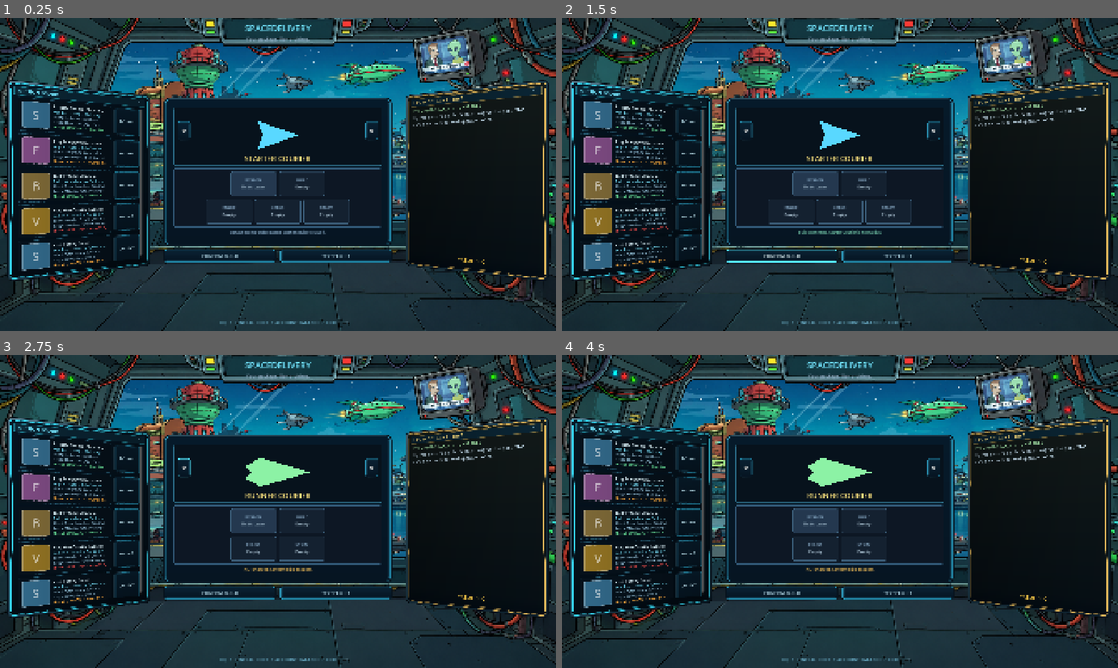
Above: before the commit, frames 1-4 (two rows, left to right).
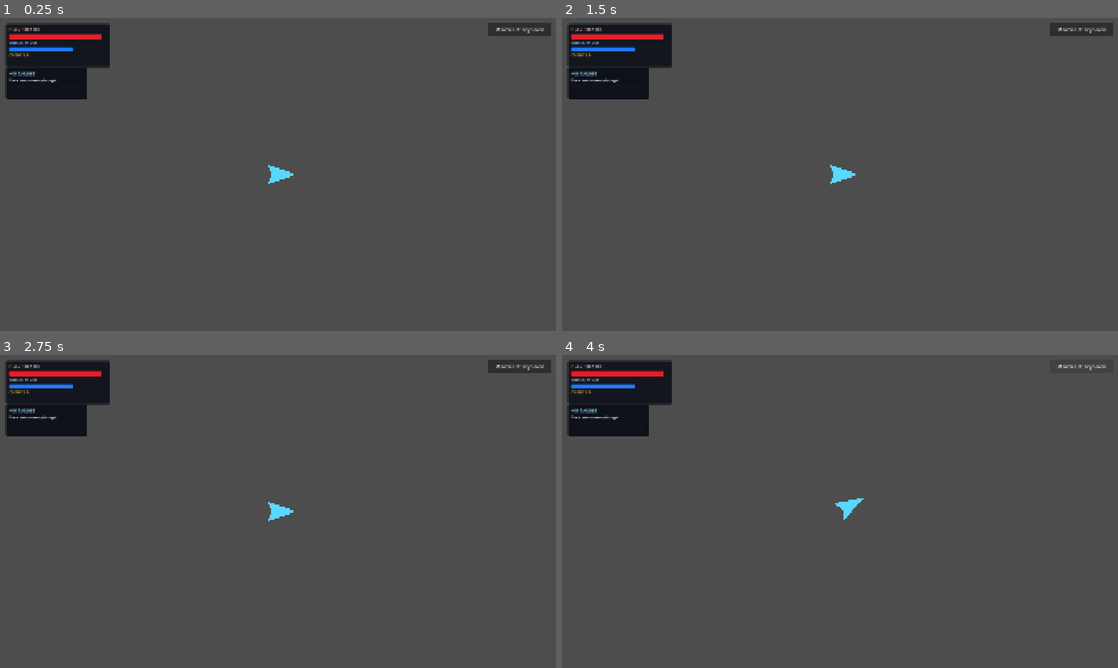
Above: after the commit, the same moments.

Repository: Bbran4/SpaceDelivery
Game: Godot game, scene res://scenes/mission_flight.tscn
Two runs of this game, one before a commit and one after it. Both use one fixed random seed, a clock stepped at 60 frames per second and the inputs below. This scene is started directly instead of the project's main scene.
Inputs (mouse positions are in pixels of both pictures, inside the frame that each line leads up to):
- Up to frame 1 (0.25 s): no input
- Up to frame 2 (1.5 s): click (784, 255) at 0.5 s, where only the run before the commit has a clickable "CONFIRM BUILD"; click (784, 255) at 1.25 s, where only the run before the commit has a clickable "CONFIRM BUILD"
- Up to frame 3 (2.75 s): click (183, 467) at 2.02 s
- Up to frame 4 (4 s): click (1079, 367) at 2.75 s, where only the run after the commit has a clickable "Movement: Keyboard"; click (1079, 367) at 3.5 s, where only the run after the commit has a clickable "Movement: Mouse"

The runs differ from the first frame. In frame 1, 97% of the frame differs, in the area x 0-100%, y 0-100%; in frame 2, 97%; in frame 3, 97%; in frame 4, 98%.
Error after the commit: Parse Error: Identifier "asteroid_barrier" not declared in the current scope. (res://scripts/missions/mission_flight.gd:310)

Commit message:
Prepopulate orbital asteroid ring without an invisible barrier

Diff:
--- a/scripts/missions/mission_flight.gd
+++ b/scripts/missions/mission_flight.gd
@@ -5,9 +5,11 @@
 const ASTEROID_SCENE: PackedScene = preload("res://scenes/mission_asteroid.tscn")
 const MINIMAP_SCRIPT: Script = preload("res://scripts/ui/mission_minimap.gd")
 const WORLD_SCRIPT: Script = preload("res://scripts/missions/mission_world.gd")
-const ASTEROID_FIELD_SCRIPT: Script = preload("res://scripts/missions/mission_asteroid_field.gd")
 const DESTINATION_POSITION: Vector2 = Vector2(12500.0, 0.0)
 const ASTEROID_BELT_X: float = 1800.0
+const ASTEROID_RING_CENTER: Vector2 = Vector2(120.0, 0.0)
+const ASTEROID_RING_RADIUS: float = 1680.0
+const ASTEROID_RING_COUNT: int = 300
 const ASTEROID_DETECTION_DISTANCE: float = 360.0
 const DESTINATION_ARRIVAL_DISTANCE: float = 240.0
 
@@ -37,8 +39,8 @@
 var phase_bonus_credits: int = 0
 var phase_mode: bool = true
 var asteroid_belt_detected: bool = false
-var asteroid_barrier: StaticBody2D
-var asteroid_field_controller: Node2D
+var asteroid_objective_count: int = 0
+var asteroid_nodes: Array[Ship] = []
 var asteroid_warning_label: Label
 var minimap: MissionMinimap
 
@@ -74,6 +76,7 @@
 		push_warning("Mission has no usable phases. Returning to HQ.")
 		_return_to_hq()
 		return
+	_populate_asteroid_ring()
 	MissionRunState.current_phase_index = clampi(MissionRunState.current_phase_index, 0, runtime_phases.size() - 1)
 	_build_flight_overlay()
 	call_deferred("_spawn_available_objectives")
@@ -217,6 +220,7 @@
 	match phase.phase_type:
 		MissionPhaseDefinition.PhaseType.ASTEROID_BOUNTY:
 			asteroid_belt_detected = false
+			phase_targets_remaining = asteroid_objective_count
 			phase_time_remaining = float(phase.duration_seconds)
 			if is_instance_valid(route_label):
 				route_label.text = "DESTINATION  /  ASTEROID BELT AHEAD"
@@ -240,7 +244,6 @@
 	asteroid_belt_detected = true
 	phase_time_remaining = float(phase.duration_seconds)
 	_show_asteroid_warning()
-	_spawn_asteroid_belt(phase.target_count)
 
 
 func _show_asteroid_warning() -> void:
@@ -260,50 +263,33 @@
 	)
 
 
-func _spawn_asteroid_belt(target_count: int) -> void:
-	phase_targets_remaining = 0
-	var wall := StaticBody2D.new()
-	wall.name = "AsteroidBeltBarrier"
-	wall.collision_layer = 1
-	wall.collision_mask = 1
-	var wall_shape := CollisionShape2D.new()
-	var wall_rectangle := RectangleShape2D.new()
-	wall_rectangle.size = Vector2(70.0, 6000.0)
-	wall_shape.shape = wall_rectangle
-	wall.add_child(wall_shape)
-	add_child(wall)
-	wall.global_position = Vector2(ASTEROID_BELT_X, 0.0)
-	asteroid_barrier = wall
-
-	var field := Node2D.new()
-	field.name = "AsteroidFieldMotion"
-	field.set_script(ASTEROID_FIELD_SCRIPT)
-	add_child(field)
-	asteroid_field_controller = field
-
-	var asteroid_count: int = maxi(target_count, 36)
-	var spawned: Array[Ship] = []
-	for index: int in range(asteroid_count):
+func _populate_asteroid_ring() -> void:
+	# Populate the full orbital debris ring during mission setup. These rocks
+	# are visible and collidable long before the player reaches warning range.
+	asteroid_nodes.clear()
+	asteroid_objective_count = 0
+	var rng := RandomNumberGenerator.new()
+	rng.randomize()
+	for index: int in range(ASTEROID_RING_COUNT):
 		var asteroid: Ship = ASTEROID_SCENE.instantiate() as Ship
 		if asteroid == null:
 			continue
+		asteroid.name = "OrbitalAsteroid_%03d" % index
 		add_child(asteroid)
-		# Six columns and six staggered rows make this a broad, layered wall,
-		# not the small handful of rocks a starter ship can casually clear.
-		var column: int = index % 6
-		var row: int = index / 6
-		var row_offset: float = 55.0 if row % 2 == 0 else -55.0
-		asteroid.global_position = Vector2(
-			ASTEROID_BELT_X - 300.0 + float(column) * 120.0,
-			-625.0 + float(row) * 250.0 + row_offset
-		)
-		asteroid.rotation = float(index) * 0.37
-		asteroid.destroyed.connect(_on_phase_target_destroyed, CONNECT_ONE_SHOT)
-		spawned.append(asteroid)
-	phase_targets_remaining = spawned.size()
-	field.call("configure", spawned)
-	if phase_targets_remaining == 0:
-		_resolve_mission(false, "Asteroid belt could not be generated.")
+		var base_angle: float = TAU * float(index) / float(ASTEROID_RING_COUNT)
+		var angle: float = base_angle + rng.randf_range(-0.012, 0.012)
+		var radius: float = ASTEROID_RING_RADIUS + rng.randf_range(-115.0, 115.0)
+		asteroid.global_position = ASTEROID_RING_CENTER + Vector2.RIGHT.rotated(angle) * radius
+		asteroid.rotation = rng.randf_range(-PI, PI)
+		# The 36 rocks nearest the outbound arc are the timed clearance targets.
+		var is_objective: bool = index < 18 or index >= ASTEROID_RING_COUNT - 18
+		asteroid.set("is_objective_target", is_objective)
+		if is_objective:
+			asteroid.destroyed.connect(_on_phase_target_destroyed, CONNECT_ONE_SHOT)
+			asteroid_objective_count += 1
+		asteroid_nodes.append(asteroid)
+	if asteroid_objective_count == 0:
+		push_warning("Asteroid ring spawned without any objective rocks.")
 
 
 func _on_phase_target_destroyed() -> void:
